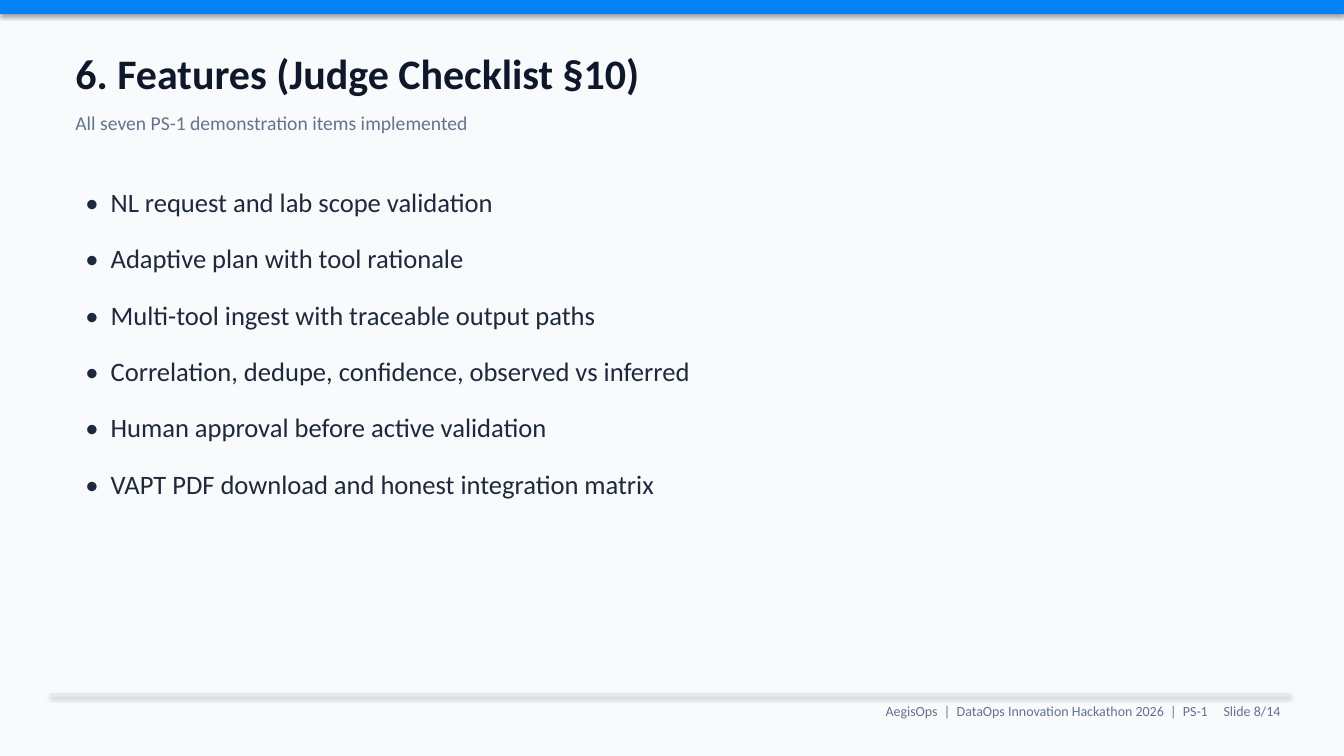
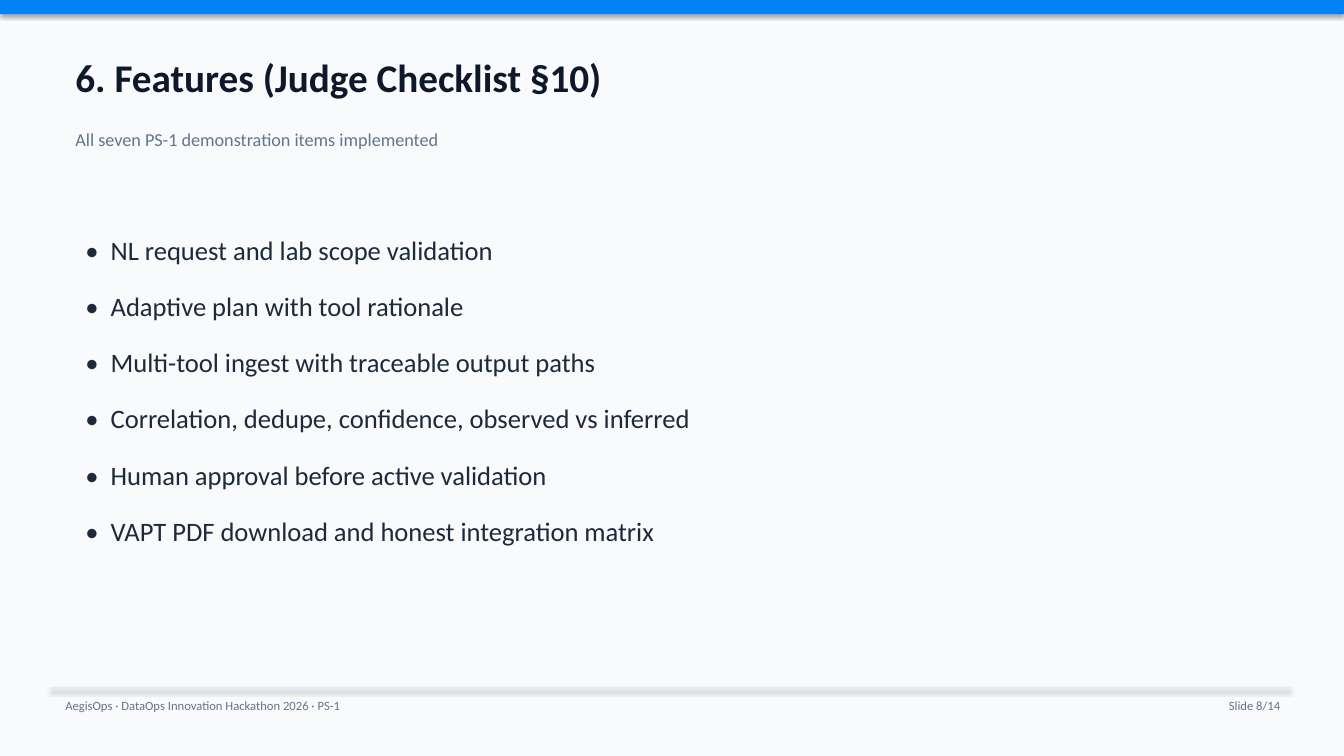
Before and after one commit to visshva-r/AegisOps, a slide deck: slide 8 of ppt/AegisOps_DataOps_Hackathon_2026.pptx. Drawn at 1344x756 pixels with LibreOffice and Linux fonts; fonts in the diff are those of the drawing. Boxes give left, top, right and bottom in pixels: in the first picture for what was removed or moved away, otherwise in the second. Text is boxed around its words. In the diff, an @@ line names an element or a change of style, - is before the commit and + after.

Commit message:
Fix PPT text overlap and spacing across all slides.

```diff
--- a/ppt/AegisOps_DataOps_Hackathon_2026.pptx
+++ b/ppt/AegisOps_DataOps_Hackathon_2026.pptx
@@ text "6. Features (Judge Checklist §10)" at bbox=[75, 63, 601, 99]: size 30 to 28 pt @@
@@ text "All seven PS-1 demonstration items ...": place and size @@
-text "All seven PS-1 demonstration items ..." at bbox=[75, 116, 468, 133]
+text "All seven PS-1 demonstration items ..." at bbox=[75, 133, 438, 149]
@@ text "All seven PS-1 demonstration items ..." at bbox=[75, 133, 438, 149]: size 14 to 13 pt @@
@@ text "• NL request and lab ...": place and size @@
-text "• NL request and lab ..." at bbox=[111, 193, 690, 499]
+text "• NL request and lab ..." at bbox=[111, 241, 690, 546]
@@ rectangle: place and size @@
-rectangle at bbox=[50, 694, 1291, 696]
+rectangle at bbox=[50, 688, 1291, 690]
@@ text at bbox=[65, 701, 340, 712]: text changed; size 10 to 9 pt @@
-AegisOps | DataOps Innovation Hackathon 2026 | PS-1 Slide 8/14
+AegisOps · DataOps Innovation Hackathon 2026 · PS-1
@@ text added at bbox=[1229, 701, 1280, 710], 9 pt, text #64748B @@
+Slide 8/14
```
Also in this commit, not shown: 13 other slides changed, 1 other file.
